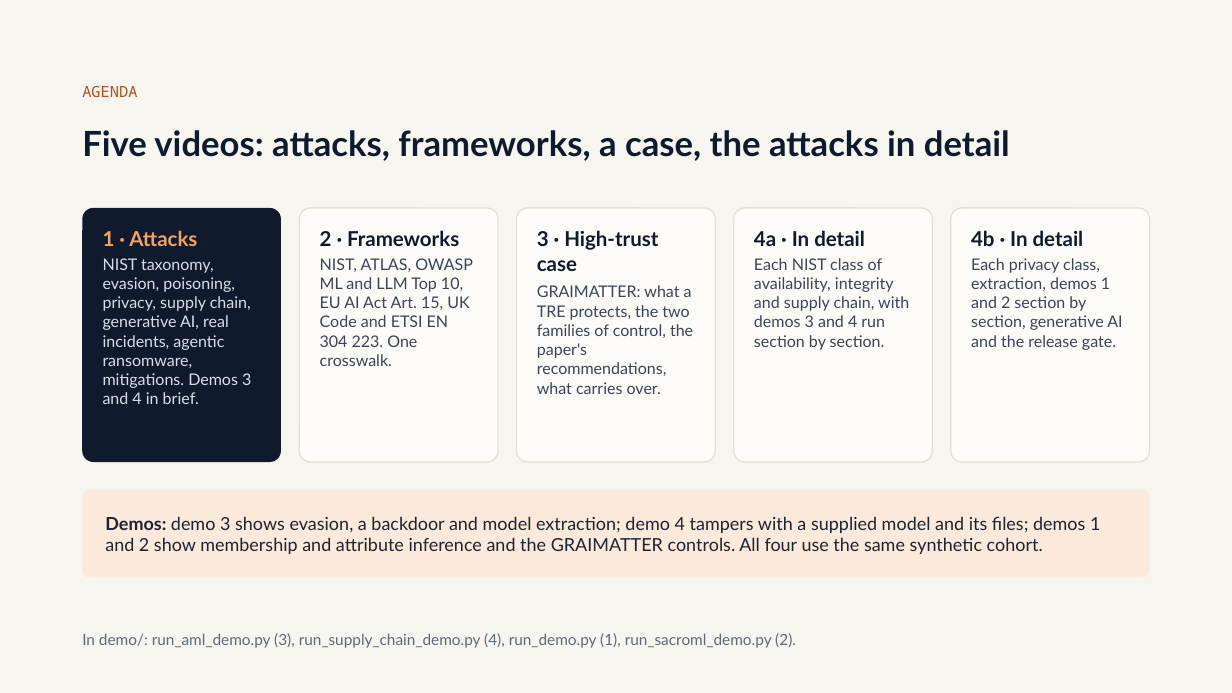
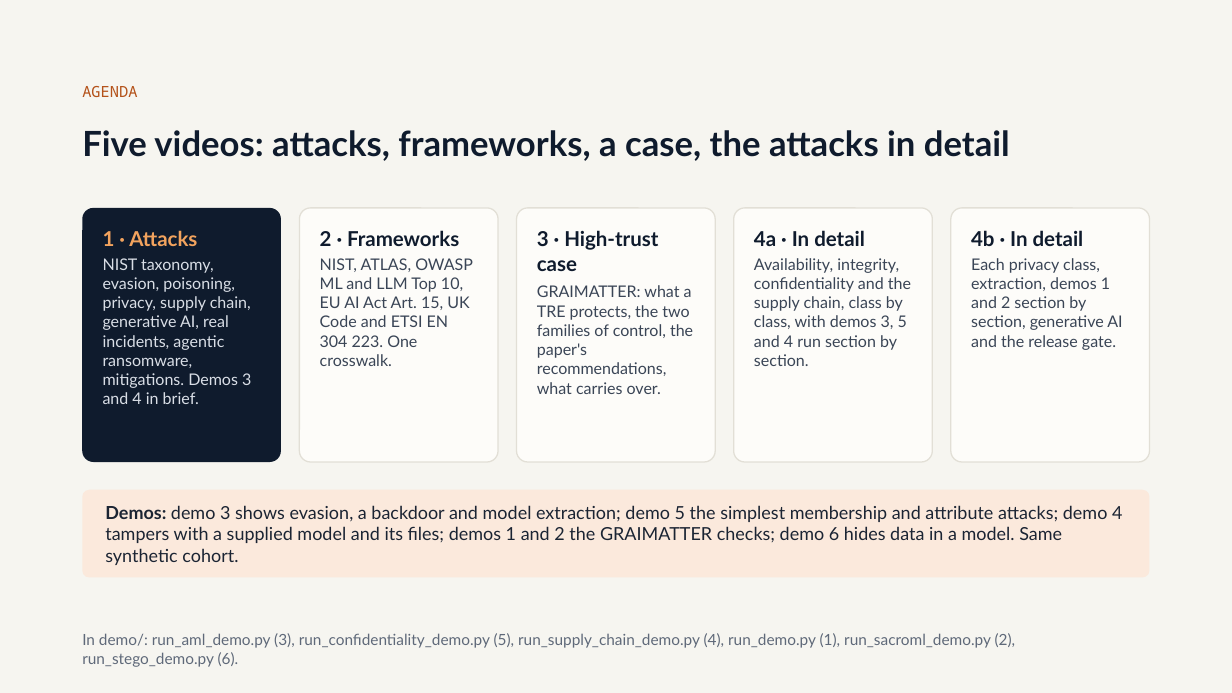
Before and after one commit to olonok69/graimatter_ML, a slide deck: slide 2 of docs/Adversarial_ML.pptx. Drawn at 1232x693 pixels with LibreOffice and Linux fonts; fonts in the diff are those of the drawing. Boxes give left, top, right and bottom in pixels: in the first picture for what was removed or moved away, otherwise in the second. Text is boxed around its words. In the diff, an @@ line names an element or a change of style, - is before the commit and + after.

```diff
--- a/docs/Adversarial_ML.pptx
+++ b/docs/Adversarial_ML.pptx
@@ text at (754, 258, 911, 366): text changed @@
-Each NIST class of availability, integrity and supply chain, with demos 3 and 4 run section by section.
+Availability, integrity, confidentiality and the supply chain, class by class, with demos 3, 5 and 4 run section by section.
@@ text at (105, 505, 1122, 565): text changed @@
-Demos: demo 3 shows evasion, a backdoor and model extraction; demo 4 tampers with a supplied model and its files; demos 1 and 2 show membership and attribute inference and the GRAIMATTER controls. All four use the same synthetic cohort.
+Demos: demo 3 shows evasion, a backdoor and model extraction; demo 5 the simplest membership and attribute attacks; demo 4 tampers with a supplied model and its files; demos 1 and 2 the GRAIMATTER checks; demo 6 hides data in a model. Same synthetic cohort.
@@ text at (82, 633, 1016, 667): text changed @@
-In demo/: run_aml_demo.py (3), run_supply_chain_demo.py (4), run_demo.py (1), run_sacroml_demo.py (2).
+In demo/: run_aml_demo.py (3), run_confidentiality_demo.py (5), run_supply_chain_demo.py (4), run_demo.py (1), run_sacroml_demo.py (2), run_stego_demo.py (6).
```
Also in this commit, not shown: 5 other slides changed, 2 slides added, 27 other files.
